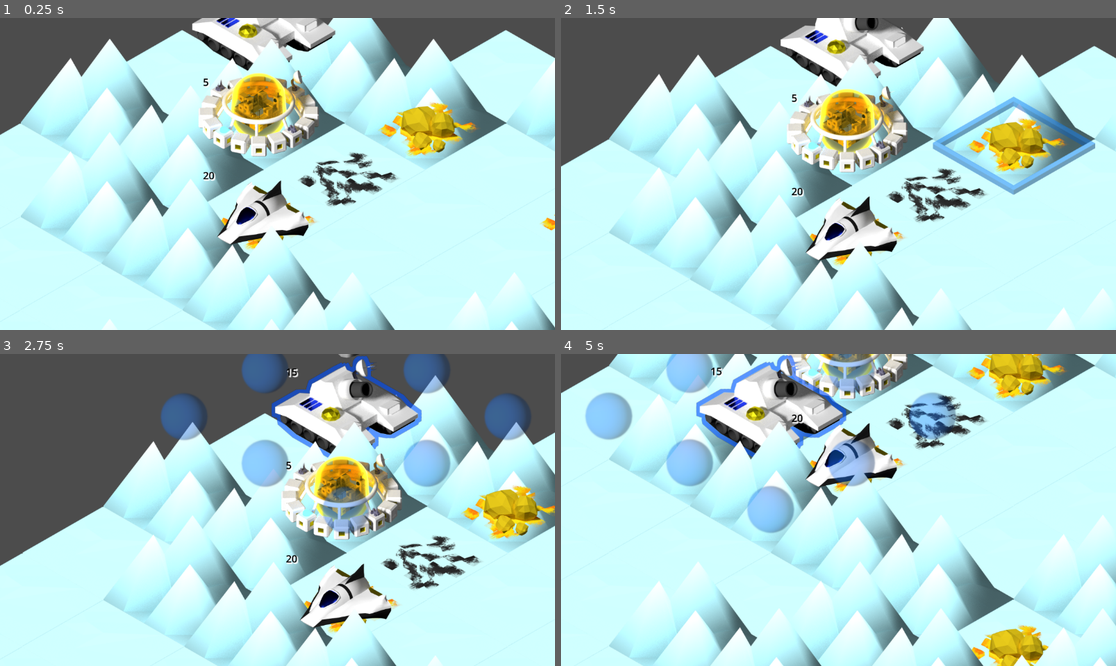
Above: before the commit, frames 1-4 (two rows, left to right).
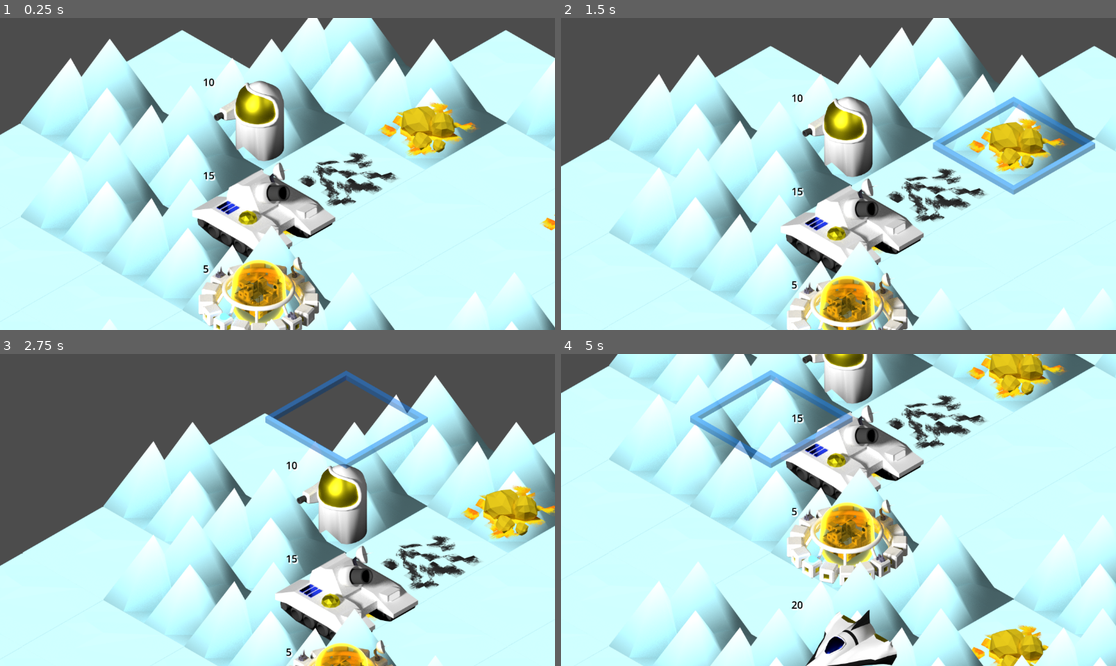
Above: after the commit, the same moments.

Repository: lifflander/stp
Game: Godot game, scene res://node_2d.tscn
The game is run twice, just before and just after one commit, with the same random seed, the same clock (stepped at 60 frames per second) and the same inputs.
Inputs (mouse positions are in pixels of both pictures, inside the frame that each line leads up to):
- Up to frame 1 (0.25 s): no input
- Up to frame 2 (1.5 s): tap Enter at 0.5 s; move the mouse to (960, 158) at 0.52 s; click (960, 158) at 0.67 s; tap Space at 1.25 s; drag from (727, 189) to (810, 236) at 1.27 s
- Up to frame 3 (2.75 s): move the mouse to (333, 441) at 2.02 s; click (333, 441) at 2.17 s
- Up to frame 4 (5 s): tap Enter at 2.75 s; drag from (810, 572) to (672, 463) at 2.77 s; move the mouse to (1005, 556) at 3.52 s; click (1005, 556) at 3.67 s; tap Space at 4.25 s; drag from (672, 463) to (755, 432) at 4.27 s

The runs differ from the first frame. In frame 1, 14% of the frame differs, in the area x 34-61%, y 0-100%; in frame 2, 14%; in frame 3, 19%; in frame 4, 21%, in the area x 4-72%, y 0-100%.

Commit message:
Do proper movement

Diff:
--- a/LogicEngine.gd
+++ b/LogicEngine.gd
@@ -23,13 +23,13 @@
 
 		# Dummy insertion of a unit
 		if player_id == 0:
-			units.append(SpacemanUnit.new(in_le, tile_map, Vector2i(player_id, player_id)))
+			units.append(SpacemanUnit.new(in_le, tile_map, Vector2i(player_id+2, player_id+2)))
 		elif player_id == 1:
-			units.append(TankUnit.new(in_le, tile_map, Vector2i(player_id, player_id)))
+			units.append(TankUnit.new(in_le, tile_map, Vector2i(player_id+2, player_id+2)))
 		elif player_id == 2:
-			units.append(ColonypodUnit.new(in_le, tile_map, Vector2i(player_id, player_id)))
+			units.append(ColonypodUnit.new(in_le, tile_map, Vector2i(player_id+2, player_id+2)))
 		elif player_id == 3:
-			units.append(SpaceshipUnit.new(in_le, tile_map, Vector2i(player_id, player_id)))
+			units.append(SpaceshipUnit.new(in_le, tile_map, Vector2i(player_id+2, player_id+2)))
 
 class Base:
 	var location : Vector2i
@@ -78,6 +78,33 @@
 	func hasBuilder() -> bool:
 		return false
 
+	var basic_directions : Array[Vector2i] = [
+		Vector2i(1, 0), Vector2i(0, 1), Vector2i(-1, 0), Vector2i(0, -1),
+		Vector2i(1, -1), Vector2i(-1, 1), Vector2i(-1, -1), Vector2i(1, 1)
+		]
+
+	func getValidMoves() -> Array[Vector2i]:
+		return getValidMovesImpl([location])
+
+	func getValidMovesImpl(positions_at_dist : Array[Vector2i], dist : int = 1) -> Array[Vector2i]:
+		var valid_moves : Array[Vector2i] = []
+
+		for position in positions_at_dist:
+			for d in basic_directions:
+				var loc_to_check : Vector2i = position + d
+				var tile : Map.Tile = le.map.getTileVec(loc_to_check)
+				if not tile.hasUnit():
+					if tile.type in getValidTypes():
+						valid_moves.append(loc_to_check)
+
+		if dist == abilities.distance:
+			return valid_moves
+		else:
+			return getValidMovesImpl(valid_moves, dist+1)
+
+	func getValidTypes() -> Array[Map.TileTypeEnum]:
+		return []
+
 class SpacemanUnit extends Unit:
 	func _init(in_le : LogicEngine, in_tile_map : IsoTileMap, in_location : Vector2i):
 		var unit_source_id : int = unit_tile_set
@@ -85,6 +112,8 @@
 		abilities.hp = 10
 		super(in_le, in_tile_map, in_location, unit_source_id, unit_coords)
 
+	func getValidTypes() -> Array[Map.TileTypeEnum]:
+		return [Map.TileTypeEnum.LAND]
 
 class TankUnit extends Unit:
 	func _init(in_le : LogicEngine, in_tile_map : IsoTileMap, in_location : Vector2i):
@@ -92,6 +121,9 @@
 		var unit_coords : Vector2i = Vector2i(0, 0)
 		abilities.hp = 15
 		super(in_le, in_tile_map, in_location, unit_source_id, unit_coords)
+
+	func getValidTypes() -> Array[Map.TileTypeEnum]:
+		return [Map.TileTypeEnum.LAND]
 
 class ColonypodUnit extends Unit:
 	func _init(in_le : LogicEngine, in_tile_map : IsoTileMap, in_location : Vector2i):
@@ -103,12 +135,19 @@
 	func hasBuilder() -> bool:
 		return true
 
+	func getValidTypes() -> Array[Map.TileTypeEnum]:
+		return [Map.TileTypeEnum.LAND]
+
 class SpaceshipUnit extends Unit:
 	func _init(in_le : LogicEngine, in_tile_map : IsoTileMap, in_location : Vector2i):
 		var unit_source_id : int = unit_tile_set
 		var unit_coords : Vector2i = Vector2i(5, 0)
 		abilities.hp = 20
+		abilities.distance = 2
 		super(in_le, in_tile_map, in_location, unit_source_id, unit_coords)
+
+	func getValidTypes() -> Array[Map.TileTypeEnum]:
+		return [Map.TileTypeEnum.LAND, Map.TileTypeEnum.MOUNTAIN]
 
 var is_initialized : bool = false
 
--- a/TileMap.gd
+++ b/TileMap.gd
@@ -17,6 +17,7 @@
 var unit_layer_id : int = -1
 var city_layer_id : int = -1
 var terrain_layer_id : int = -1
+var resource_layer_id : int = -1
 
 class BuilderIcon extends Sprite2D:
 	var location : Vector2i
@@ -40,7 +41,7 @@
 		if get_layer_name(i) == "Base layer":
 			terrain_layer_id = i
 		if get_layer_name(i) == "Resources":
-			pass
+			resource_layer_id = i
 		if get_layer_name(i) == "City":
 			city_layer_id = i
 		if get_layer_name(i) == "Unit layer":
@@ -61,24 +62,10 @@
 	unit_is_selected = false
 
 func unselect_around():
-	var right : Vector2i = Vector2i(selected_cell.x + 1, selected_cell.y)
-	var left : Vector2i = Vector2i(selected_cell.x, selected_cell.y + 1)
-	var top : Vector2i = Vector2i(selected_cell.x - 1, selected_cell.y)
-	var bottom : Vector2i = Vector2i(selected_cell.x, selected_cell.y - 1)
-
-	var rightx : Vector2i = Vector2i(selected_cell.x + 1, selected_cell.y - 1)
-	var leftx: Vector2i = Vector2i(selected_cell.x - 1, selected_cell.y + 1)
-	var topx : Vector2i = Vector2i(selected_cell.x - 1, selected_cell.y - 1)
-	var bottomx : Vector2i = Vector2i(selected_cell.x + 1, selected_cell.y + 1)
-
-	set_cell(selection_layer, right, -1, Vector2i(0,0), 0)
-	set_cell(selection_layer, left, -1, Vector2i(0,0), 0)
-	set_cell(selection_layer, top, -1, Vector2i(0,0), 0)
-	set_cell(selection_layer, bottom, -1, Vector2i(0,0), 0)
-	set_cell(selection_layer, rightx, -1, Vector2i(0,0), 0)
-	set_cell(selection_layer, leftx, -1, Vector2i(0,0), 0)
-	set_cell(selection_layer, topx, -1, Vector2i(0,0), 0)
-	set_cell(selection_layer, bottomx, -1, Vector2i(0,0), 0)
+	var unit = map.getTileVec(selected_cell).unit
+	if unit:
+		for move in unit.getValidMoves():
+			set_cell(selection_layer, move, -1, Vector2i(-1,-1), 0)
 
 func select_cell(cell : Vector2i):
 	var set_selected = true
@@ -115,8 +102,6 @@
 
 # Called every frame. 'delta' is the elapsed time since the previous frame.
 func _process(delta):
-	var layer : int = 0
-
 	for child in label_holder.get_children():
 		label_holder.remove_child(child)
 	for child in sprite_holder.get_children():
@@ -130,12 +115,11 @@
 				set_cell(terrain_layer_id, Vector2i(x,y), tile.atlas.source_id, tile.atlas.atlas_coord)
 
 	# Draw the unit layer
-	layer = unit_layer_id
 	for x in range(width):
 		for y in range(height):
 			var tile = map.getTileXY(x, y)
 			if tile != null and tile.unit != null:
-				set_cell(layer, Vector2i(x,y), tile.unit.unit_source_id, tile.unit.unit_coord, 0)
+				set_cell(unit_layer_id, Vector2i(x,y), tile.unit.unit_source_id, tile.unit.unit_coord, 0)
 				set_cell(selection_layer, selected_cell, -1, Vector2i(0,0), 0)
 
 				# raster the health indicator
@@ -162,19 +146,14 @@
 					new_sprite.texture = load("res://assets/tilesets/Builder_Selection_1.png")
 					sprite_holder.add_child(new_sprite)
 			else:
-				set_cell(layer, Vector2i(x,y), -1, Vector2i(-1,-1), 0)
-
-			#var lin_idx : int = convertTo1D(Vector2i(x,y))
-			#var unit_to_draw : Vector2i = unit_layer[lin_idx]
-			#if unit_to_draw.x != -1 and unit_to_draw.y != -1:
+				set_cell(unit_layer_id, Vector2i(x,y), -1, Vector2i(-1,-1), 0)
 
 	# Draw the city layer
-	layer = city_layer_id
 	for x in range(width):
 		for y in range(height):
 			var tile = map.getTileVec(Vector2i(x,y))
 			if tile.base != null:
-				set_cell(layer, Vector2i(x,y), tile.base.base_source_id, tile.base.base_coord, 0)
+				set_cell(city_layer_id, Vector2i(x,y), tile.base.base_source_id, tile.base.base_coord, 0)
 
 				var new_label : Label = Label.new()
 				new_label.position.x = 40
@@ -197,27 +176,15 @@
 	if selected_cell.x != -1 and selected_cell.y != -1:
 		if hasUnitOnSquare(selected_cell) and selected_times % 2 == 0:
 			var unit = map.getTileVec(selected_cell).unit
+			var valid_move_squares : Array[Vector2i] = unit.getValidMoves()
 			set_cell(unit_layer_id, selected_cell, unit.unit_source_id+2, unit.unit_coord, 0)
 			unit_is_selected = true
 		else:
 			set_cell(selection_layer, selected_cell, 9, Vector2i(0,0), 0)
 
 	if unit_is_selected:
-		var right : Vector2i = Vector2i(selected_cell.x + 1, selected_cell.y)
-		var left : Vector2i = Vector2i(selected_cell.x, selected_cell.y + 1)
-		var top : Vector2i = Vector2i(selected_cell.x - 1, selected_cell.y)
-		var bottom : Vector2i = Vector2i(selected_cell.x, selected_cell.y - 1)
+		var unit = map.getTileVec(selected_cell).unit
 
-		var rightx : Vector2i = Vector2i(selected_cell.x + 1, selected_cell.y - 1)
-		var leftx: Vector2i = Vector2i(selected_cell.x - 1, selected_cell.y + 1)
-		var topx : Vector2i = Vector2i(selected_cell.x - 1, selected_cell.y - 1)
-		var bottomx : Vector2i = Vector2i(selected_cell.x + 1, selected_cell.y + 1)
-
-		set_cell(selection_layer, right, 9, Vector2i(3,0), 0)
-		set_cell(selection_layer, left, 9, Vector2i(3,0), 0)
-		set_cell(selection_layer, top, 9, Vector2i(3,0), 0)
-		set_cell(selection_layer, bottom, 9, Vector2i(3,0), 0)
-		set_cell(selection_layer, rightx, 9, Vector2i(3,0), 0)
-		set_cell(selection_layer, leftx, 9, Vector2i(3,0), 0)
-		set_cell(selection_layer, topx, 9, Vector2i(3,0), 0)
-		set_cell(selection_layer, bottomx, 9, Vector2i(3,0), 0)
+		if unit:
+			for move in unit.getValidMoves():
+				set_cell(selection_layer, move, 9, Vector2i(3,0), 0)
